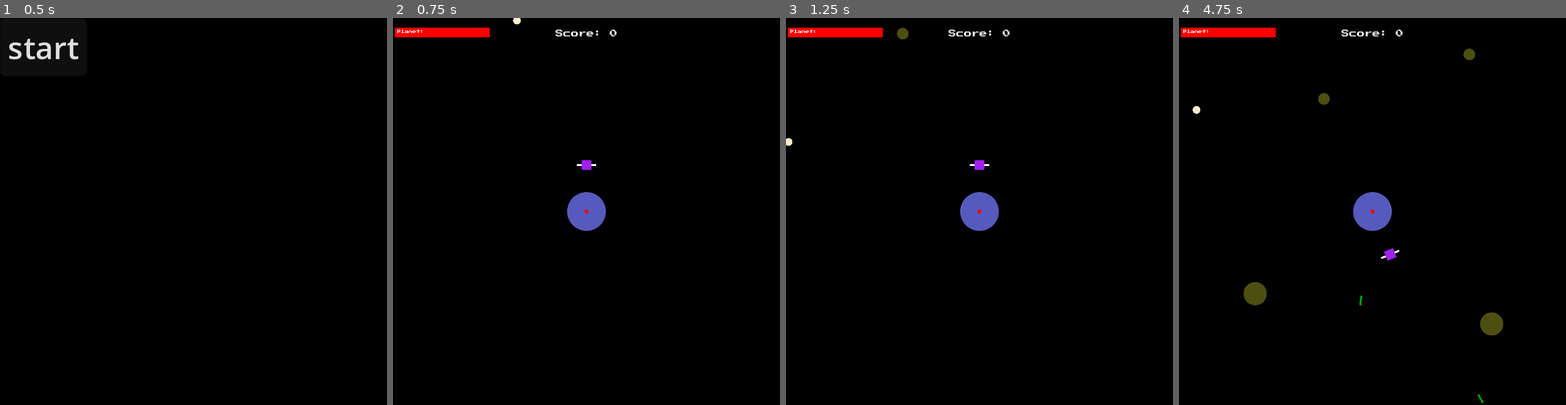
Above: before the commit, frames 1-4 (left to right).
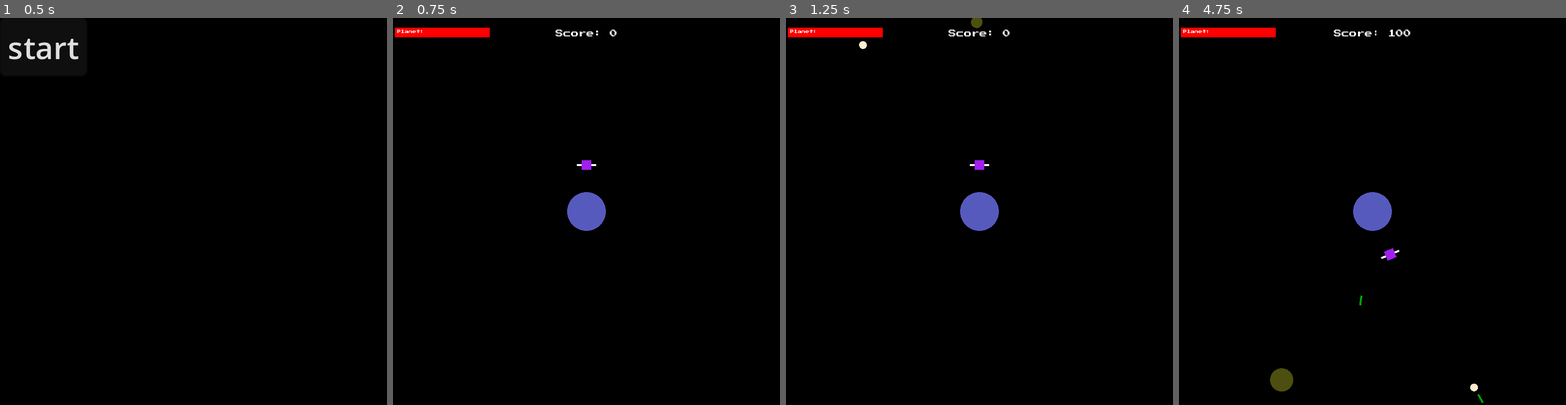
Above: after the commit, the same moments.

Repository: dan-collins-dev/orbital-defense
Game: Godot game, scene res://scenes/MainMenu.tscn
The game is run twice, just before and just after one commit, with the same random seed, the same clock (stepped at 60 frames per second) and the same inputs.
Inputs:
- Up to frame 1 (0.5 s): no input
- Up to frame 2 (0.75 s): click "start" at 0.5 s
- Up to frame 3 (1.25 s): no input
- Up to frame 4 (4.75 s): tap Enter (ui_accept) at 1.25, 1.52, 2.27, 3.77, 4.52 s; hold Right (ui_right) 1.28-2.03 s; hold Left (ui_left) 2.03-2.78 s; hold Right (ui_right) 2.78-4.28 s; hold Left (ui_left) from 4.28 s (still down)

Frame 1 is identical in both runs. In frame 2, less than 0.1% of the frame differs, in the area x 31-51%, y 0-51%; in frame 3, 0.2%; in frame 4, 1.2%, in the area x 3-84%, y 3-97%.

Commit message:
Tinkered with difficulty settings

Diff:
--- a/entities/AsteroidSpawner.gd
+++ b/entities/AsteroidSpawner.gd
@@ -4,14 +4,18 @@
 var SmallAsteroid = preload("res://entities/SmallAsteroid.tscn")
 
 @onready var spawn_delay: Timer = $SpawnDelay
-@onready var initial_delay: Timer = $InitialDelay
 
-var can_spawn: bool = false
+var can_spawn: bool = true
 var asteroids: Array = [SmallAsteroid, BigAsteroid]
-
+var asteroids_node: Node
+var game_timer: Timer
+var big_speed: float = 0.05
+var little_speed: float = 0.1
 
 func _ready() -> void:
-	initial_delay.start()
+	game_timer = get_tree().get_root().find_child("GameTimer", true, false)
+	game_timer.connect("increase_difficulty",  _on_increase_difficulty)
+	asteroids_node = get_tree().get_root().find_child("Asteroids", true, false)
 	look_at(Vector2.ZERO)
 
 
@@ -21,10 +25,14 @@
 		spawn_delay.start()
 		var asteroid_type: PackedScene = asteroids.pick_random()
 		var asteroid = asteroid_type.instantiate()
+		if asteroid.name == "SmallAsteroid":
+			asteroid.speed = little_speed
+		else:
+			asteroid.speed = big_speed
 		asteroid.global_position = global_position
-		get_parent().get_parent().add_child(asteroid)
+		asteroids_node.add_child(asteroid)
 
-	#queue_redraw()
+
 
 func _draw():
 	draw_circle(Vector2.ZERO, 2, Color.BLANCHED_ALMOND)
@@ -33,5 +41,8 @@
 	can_spawn = true
 
 
-func _on_initial_delay_timeout() -> void:
-	can_spawn = true
+func _on_increase_difficulty():
+	big_speed +=  .01
+	little_speed += .02
+	if spawn_delay.wait_time >= .25:
+		spawn_delay.wait_time -= .1
--- a/entities/AsteroidSpawner.tscn
+++ b/entities/AsteroidSpawner.tscn
@@ -7,13 +7,8 @@
 
 [node name="SpawnDelay" type="Timer" parent="."]
 process_callback = 0
-wait_time = 5.0
-one_shot = true
-
-[node name="InitialDelay" type="Timer" parent="."]
-process_callback = 0
+wait_time = 3.0
 one_shot = true
 autostart = true
 
 [connection signal="timeout" from="SpawnDelay" to="." method="_on_spawn_delay_timeout"]
-[connection signal="timeout" from="InitialDelay" to="." method="_on_initial_delay_timeout"]
--- a/entities/BigAsteroid.gd
+++ b/entities/BigAsteroid.gd
@@ -1,15 +1,17 @@
 extends Node2D
 
+@warning_ignore("shadowed_global_identifier")
 var PlayerData = ReferenceManager.PlayerData
 
 @export_group("Shape Settings")
-@export var radius: float = 0
+@export var radius: float = 6
 @export var color: Color
 
 @export_group("Stat Settings")
-@export var health: int = 0
-@export var damage: int = 0
+@export var health: int = 3
+@export var damage: int = 3
 @export var speed: float = 0.1
+@export var score: int = 300
 
 @onready var hitbox_collider: CollisionShape2D = $Hitbox/CollisionShape2D
 @onready var hurtbox_collider: CollisionShape2D = $Hurtbox/CollisionShape2D
--- a/entities/BigAsteroid.tscn
+++ b/entities/BigAsteroid.tscn
@@ -10,8 +10,8 @@
 [node name="BigAsteroid" type="Node2D" groups=["entities"]]
 process_mode = 1
 script = ExtResource("2_lv1y7")
-radius = 6.0
 color = Color(0.2976, 0.31, 0.062, 1)
+speed = 0.05
 
 [node name="Hitbox" type="Area2D" parent="."]
 collision_layer = 2
--- /dev/null
+++ b/entities/GameTimer.gd
@@ -0,0 +1,6 @@
+extends Timer
+
+signal increase_difficulty
+
+func _on_timeout() -> void:
+	emit_signal("increase_difficulty")
--- /dev/null
+++ b/entities/GameTimer.tscn
@@ -0,0 +1,11 @@
+[gd_scene load_steps=2 format=3 uid="uid://dchv8mo8syyi6"]
+
+[ext_resource type="Script" path="res://entities/GameTimer.gd" id="1_77ckl"]
+
+[node name="GameTimer" type="Timer"]
+process_callback = 0
+wait_time = 5.0
+autostart = true
+script = ExtResource("1_77ckl")
+
+[connection signal="timeout" from="." to="." method="_on_timeout"]
--- a/entities/OrbitalDefense.gd
+++ b/entities/OrbitalDefense.gd
@@ -1,5 +1,6 @@
 extends Node2D
 
+@warning_ignore("shadowed_global_identifier")
 var PlayerData = ReferenceManager.PlayerData
 var Projectile = preload("res://entities/Projectile.tscn")
 
--- a/entities/Planet.gd
+++ b/entities/Planet.gd
@@ -1,5 +1,6 @@
 extends Node2D
 
+@warning_ignore("shadowed_global_identifier")
 var PlayerData = ReferenceManager.PlayerData
 
 @export_group("Shape Settings")
--- a/entities/SmallAsteroid.gd
+++ b/entities/SmallAsteroid.gd
@@ -1,15 +1,17 @@
 extends Node2D
 
+@warning_ignore("shadowed_global_identifier")
 var PlayerData = ReferenceManager.PlayerData
 
 @export_group("Shape Settings")
-@export var radius: float = 0
+@export var radius: float = 3
 @export var color: Color
 
 @export_group("Stat Settings")
-@export var health: int = 0
-@export var damage: int = 0
+@export var health: int = 3
+@export var damage: int = 1
 @export var speed: float = 0.1
+@export var score: int = 100
 
 @onready var hitbox_collider: CollisionShape2D = $Hitbox/CollisionShape2D
 @onready var hurtbox_collider: CollisionShape2D = $Hurtbox/CollisionShape2D
@@ -27,7 +29,6 @@
 
 func _physics_process(delta: float) -> void:
 	position += direction * speed * delta
-
 
 
 func _draw() -> void:
--- a/entities/SmallAsteroid.tscn
+++ b/entities/SmallAsteroid.tscn
@@ -10,8 +10,8 @@
 [node name="SmallAsteroid" type="Node2D" groups=["entities"]]
 process_mode = 1
 script = ExtResource("2_hgxgc")
-radius = 3.0
 color = Color(0.2976, 0.31, 0.062, 1)
+health = 1
 
 [node name="Hitbox" type="Area2D" parent="."]
 collision_layer = 2
--- a/entities/SpawnLoop.gd
+++ b/entities/SpawnLoop.gd
@@ -1,7 +1,16 @@
 extends Node2D
 
-@export var move_speed: float = 200.0
+@export var move_speed: float = 50.0
+var game_timer: Timer
 
+func _ready() -> void:
+	game_timer = get_tree().get_root().find_child("GameTimer", true, false)
+	game_timer.connect("increase_difficulty",  _on_increase_difficulty)
 
 func _physics_process(delta: float) -> void:
 	rotation_degrees -= move_speed * delta
+
+
+func _on_increase_difficulty():
+	print("Spawn Loop Speed Increased")
+	move_speed += 5
--- a/scenes/World.gd
+++ b/scenes/World.gd
@@ -4,6 +4,7 @@
 var PlayerData = ReferenceManager.PlayerData
 
 @onready var anims: AnimationPlayer = $Anims
+@onready var game_timer: Timer = $GameTimer
 
 
 func _ready() -> void:
--- a/scenes/World.tscn
+++ b/scenes/World.tscn
@@ -1,7 +1,8 @@
-[gd_scene load_steps=7 format=3 uid="uid://b4h8hygtd8kkm"]
+[gd_scene load_steps=8 format=3 uid="uid://b4h8hygtd8kkm"]
 
 [ext_resource type="Script" path="res://scenes/World.gd" id="1_86536"]
 [ext_resource type="PackedScene" uid="uid://uff7pltj7pf2" path="res://entities/Planet.tscn" id="1_wko1x"]
+[ext_resource type="PackedScene" uid="uid://dchv8mo8syyi6" path="res://entities/GameTimer.tscn" id="2_6lhkr"]
 [ext_resource type="PackedScene" uid="uid://cieuyrs086fl" path="res://entities/OrbitalDefense.tscn" id="3_cgheh"]
 [ext_resource type="PackedScene" uid="uid://dd7n34k6enh58" path="res://scenes/ui/Ui.tscn" id="4_uk1ko"]
 [ext_resource type="PackedScene" uid="uid://cgwo30js7cpb3" path="res://entities/SpawnLoop.tscn" id="6_kdl7r"]
@@ -11,6 +12,8 @@
 process_mode = 3
 script = ExtResource("1_86536")
 
+[node name="GameTimer" parent="." instance=ExtResource("2_6lhkr")]
+
 [node name="Camera2D" type="Camera2D" parent="."]
 
 [node name="Planet" parent="." instance=ExtResource("1_wko1x")]
@@ -18,6 +21,7 @@
 
 [node name="PlanetExplosion" parent="." instance=ExtResource("6_mpsub")]
 z_index = 20
+radius = 0.0
 
 [node name="OrbitalDefense" parent="." instance=ExtResource("3_cgheh")]
 process_mode = 1
@@ -28,13 +32,8 @@
 [node name="UI" parent="." instance=ExtResource("4_uk1ko")]
 
 [node name="SpawnLoop" parent="." instance=ExtResource("6_kdl7r")]
-move_speed = 100.0
 
-[node name="SpawnDelay" parent="SpawnLoop/AsteroidSpawner" index="0"]
-wait_time = 1.0
-
-[node name="InitialDelay" parent="SpawnLoop/AsteroidSpawner" index="1"]
-wait_time = 0.2
+[node name="Asteroids" type="Node" parent="."]
 
 [editable path="Planet"]
 [editable path="OrbitalDefense"]
--- a/scenes/ui-components/PlanetHealthBar.gd
+++ b/scenes/ui-components/PlanetHealthBar.gd
@@ -1,5 +1,6 @@
 extends TextureProgressBar
 
+@warning_ignore("shadowed_global_identifier")
 var PlayerData = ReferenceManager.PlayerData
 
 func _ready() -> void:
--- a/scenes/ui-components/ScoreLabel.gd
+++ b/scenes/ui-components/ScoreLabel.gd
@@ -1,5 +1,6 @@
 extends Label
 
+@warning_ignore("shadowed_global_identifier")
 var PlayerData = ReferenceManager.PlayerData
 
 # Called when the node enters the scene tree for the first time.
--- a/utils/RequestManager.gd
+++ b/utils/RequestManager.gd
@@ -6,8 +6,8 @@
 signal request_complete(data: Array, rank: int)
 
 func _ready() -> void:
-	pass
-	#get_hiscores()
+	#pass
+	get_hiscores()
 
 func get_hiscores() -> void:
 	var http_request = HTTPRequest.new()
